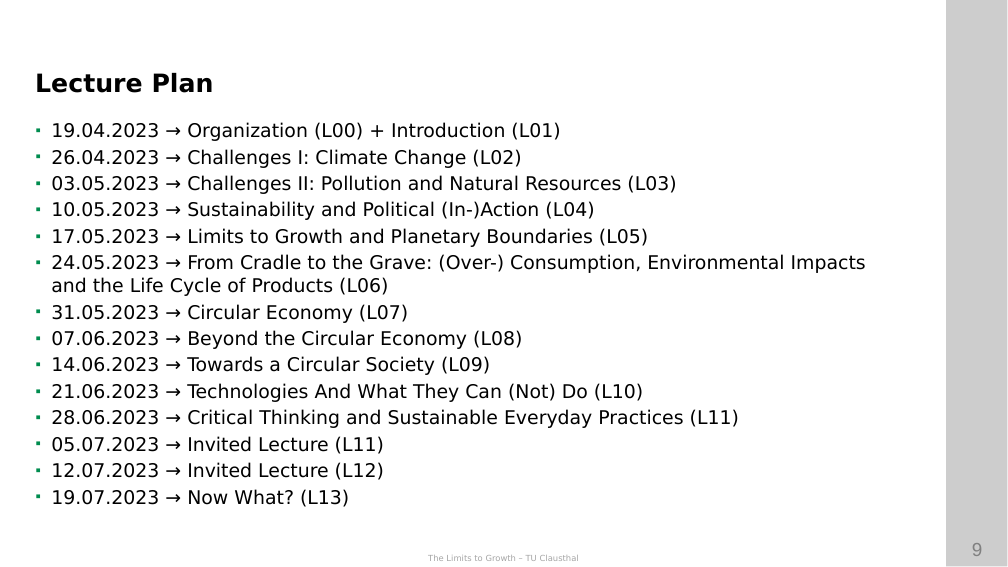
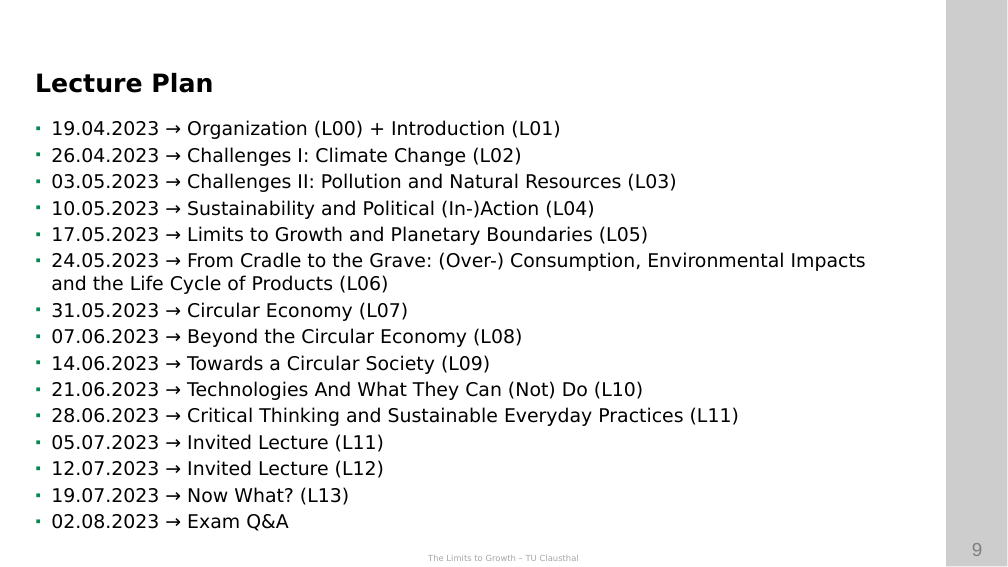
Before and after one commit to ETCE-LAB/teaching-material, a slide deck: slide 9 of The-Limits-to-Growth/LTG-L00-Organization.pptx. Drawn at 1008x567 pixels with LibreOffice and Linux fonts; fonts in the diff are those of the drawing; background and template pictures are left out. Boxes give left, top, right and bottom in pixels: in the first picture for what was removed or moved away, otherwise in the second. Text is boxed around its words. In the diff, an @@ line names an element or a change of style, - is before the commit and + after.

Commit message:
+ added Exam Q&A dates for LTG and IoT

```diff
--- a/The-Limits-to-Growth/LTG-L00-Organization.pptx
+++ b/The-Limits-to-Growth/LTG-L00-Organization.pptx
@@ text at (51, 514, 289, 531): paragraph added @@
+▪ 02.08.2023 → Exam Q&A
```
Also in this commit, not shown: 3 other slides changed, 3 other files.
